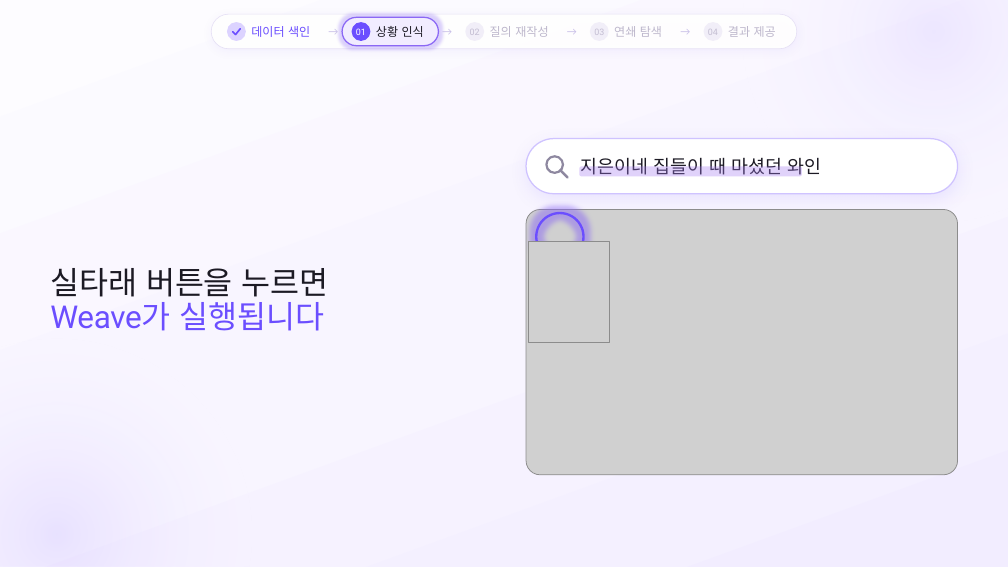
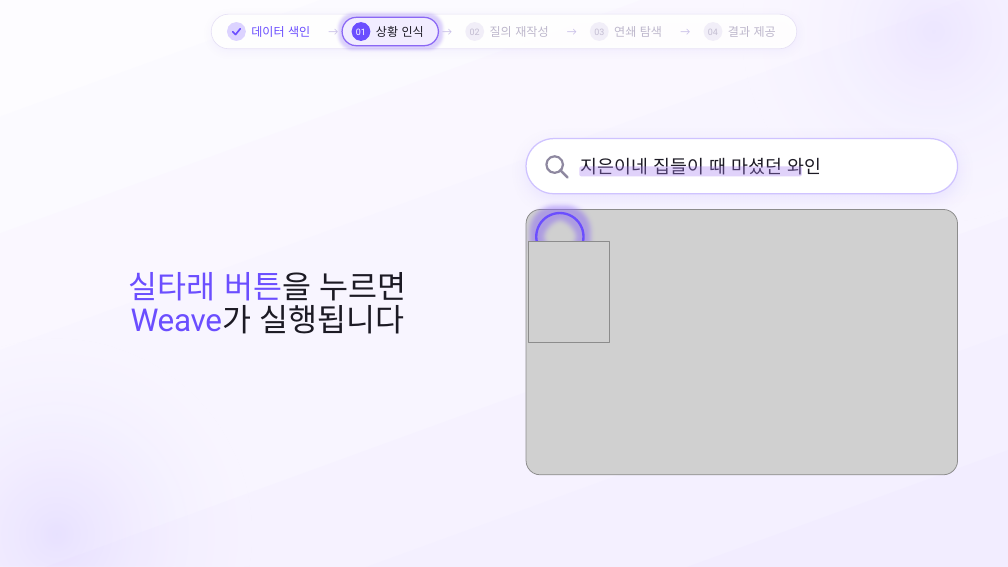
Before and after one commit to SB-Jo/t3, a slide deck: slide 13 of weave/결선준비/09_HowItWorks/HowItWorks_Argon_claude.pptx. Drawn at 1008x567 pixels with LibreOffice and Linux fonts; fonts in the diff are those of the drawing; grey boxes stand for pictures. Boxes give left, top, right and bottom in pixels: in the first picture for what was removed or moved away, otherwise in the second. Text is boxed around its words. In the diff, an @@ line names an element or a change of style, - is before the commit and + after.

```diff
--- a/weave/결선준비/09_HowItWorks/HowItWorks_Argon_claude.pptx
+++ b/weave/결선준비/09_HowItWorks/HowItWorks_Argon_claude.pptx
@@ text "실타래 버튼을 누르면": place and size @@
-text "실타래 버튼을 누르면" at [50,268,329,331]
+text "실타래 버튼을 누르면" at [128,272,407,334]
@@ text "실타래 버튼을 누르면" at [128,272,407,334]: text colour #1C1A24 to #6B4EFF in "실타래 버튼을"; text colour #6B4EFF to #1C1A24 in "Weave가 실행됩니다"; alignment left to centre @@
```
Also in this commit, not shown: 13 other slides changed, 25 other files.
